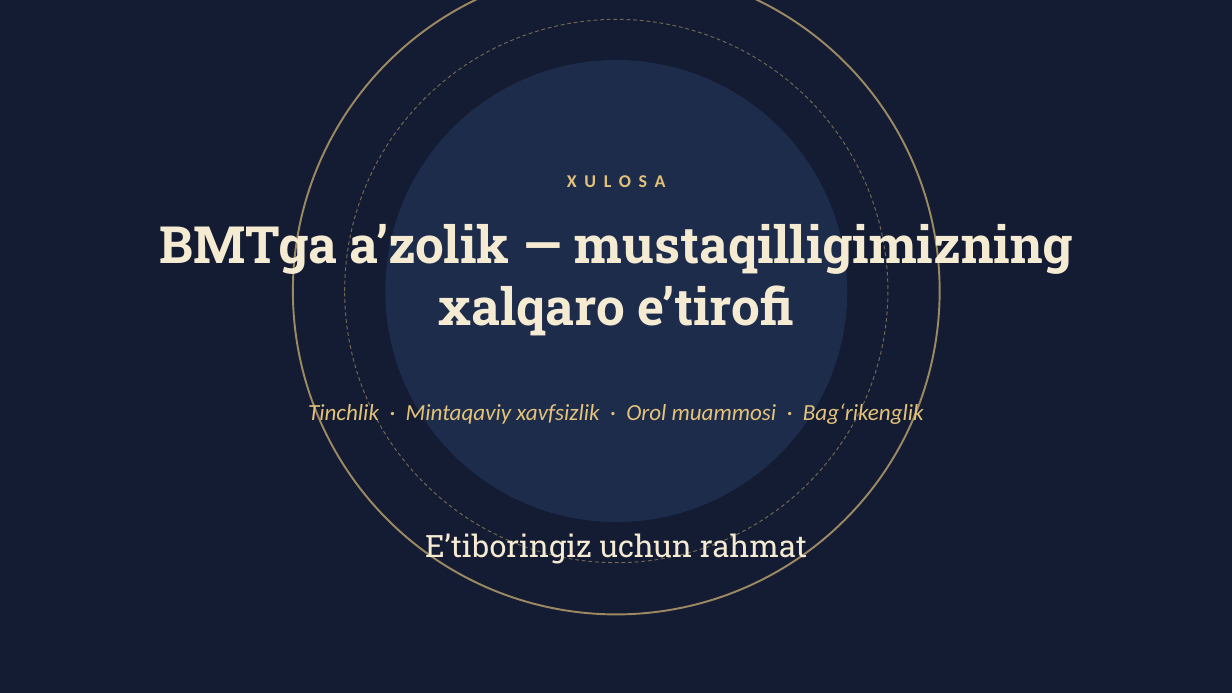
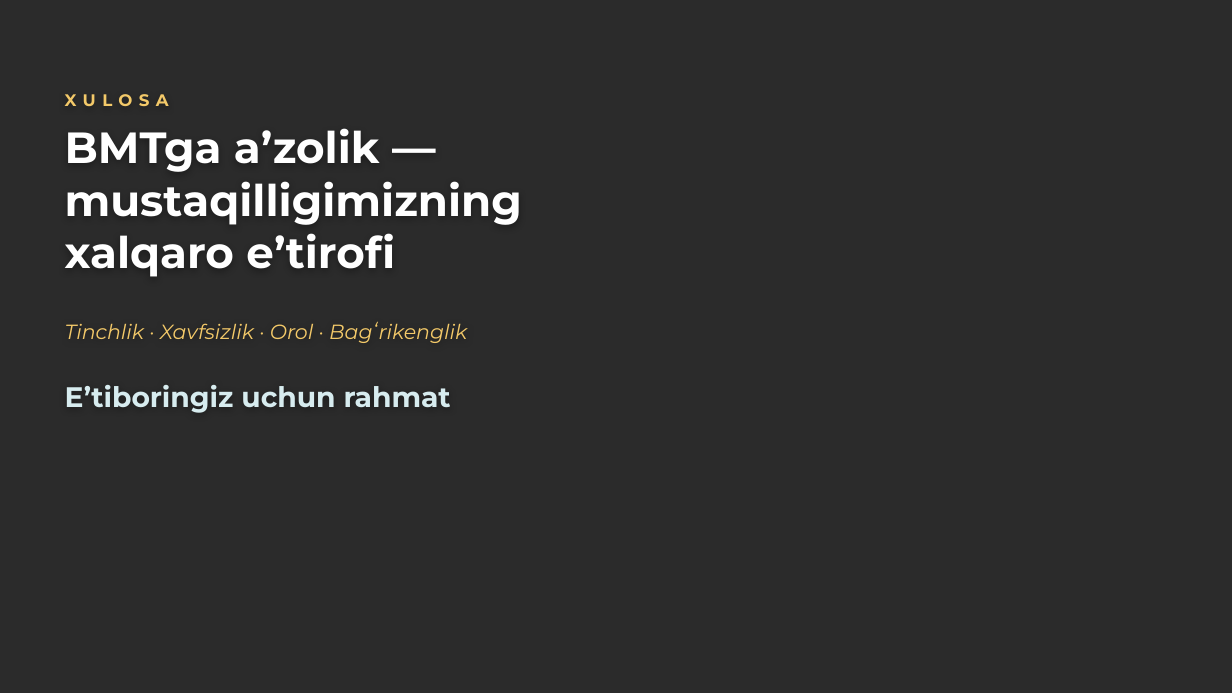
Before and after one commit to mmuhammadovv/mustaqil_ish_ay, a slide deck: slide 10 of alohida/BMT_himoya.pptx (slide 9 before the commit). Drawn at 1232x693 pixels with LibreOffice and Linux fonts; fonts in the diff are those of the drawing; background and template pictures are left out; a plain dark background stands for a picture behind light text. Boxes give left, top, right and bottom in pixels: in the first picture for what was removed or moved away, otherwise in the second. Text is boxed around its words. In the diff, an @@ line names an element or a change of style, - is before the commit and + after.

```diff
--- a/alohida/BMT_himoya.pptx
+++ b/alohida/BMT_himoya.pptx
@@ rectangle removed at bbox=[0, 0, 1232, 693] @@
@@ ellipse removed at bbox=[293, 0, 940, 615] @@
@@ ellipse removed at bbox=[345, 19, 888, 563] @@
@@ text "XULOSA": place and size @@
-text "XULOSA" at bbox=[154, 162, 1079, 199]
+text "XULOSA" at bbox=[65, 94, 169, 106]
@@ text "XULOSA" at bbox=[65, 94, 169, 106]: size 14 to 13 pt, font Calibri to Montserrat, text colour #E3C27A to #F3C969, letter spacing 6 to 5 pt; alignment centre to left @@
@@ ellipse removed at bbox=[385, 60, 848, 522] @@
@@ text "BMTga aʼzolik — mustaqilligimizning xalqaro ...": place and size @@
-text "BMTga aʼzolik — mustaqilligimizning xalqaro ..." at bbox=[160, 216, 1073, 336]
+text "BMTga aʼzolik — mustaqilligimizning xalqaro ..." at bbox=[65, 128, 522, 277]
@@ text "BMTga aʼzolik — mustaqilligimizning xalqaro ..." at bbox=[65, 128, 522, 277]: size 40 to 34 pt, font Roboto Slab to Montserrat, text colour #F5EBD3 to #FFFFFF; alignment centre to left @@
@@ text at bbox=[65, 321, 467, 343]: text changed; size 18 to 16 pt; font Calibri to Montserrat; text colour #E3C27A to #F3C969 @@
-Tinchlik · Mintaqaviy xavfsizlik · Orol muammosi · Bagʻrikenglik
+Tinchlik · Xavfsizlik · Orol · Bagʻrikenglik
@@ text "Tinchlik · Xavfsizlik · Orol ..." at bbox=[65, 321, 467, 343]: vertical alignment middle to top @@
@@ text "Eʼtiboringiz uchun rahmat": place and size @@
-text "Eʼtiboringiz uchun rahmat" at bbox=[425, 530, 807, 565]
+text "Eʼtiboringiz uchun rahmat" at bbox=[65, 385, 451, 413]
@@ text "Eʼtiboringiz uchun rahmat" at bbox=[65, 385, 451, 413]: size 24 to 22 pt, font Roboto Slab to Montserrat, text colour #F5EBD3 to #D7ECEF, bold on; alignment centre to left; vertical alignment middle to top @@
```
Also in this commit, not shown: 8 other slides changed, 1 slide added, 12 other files.
